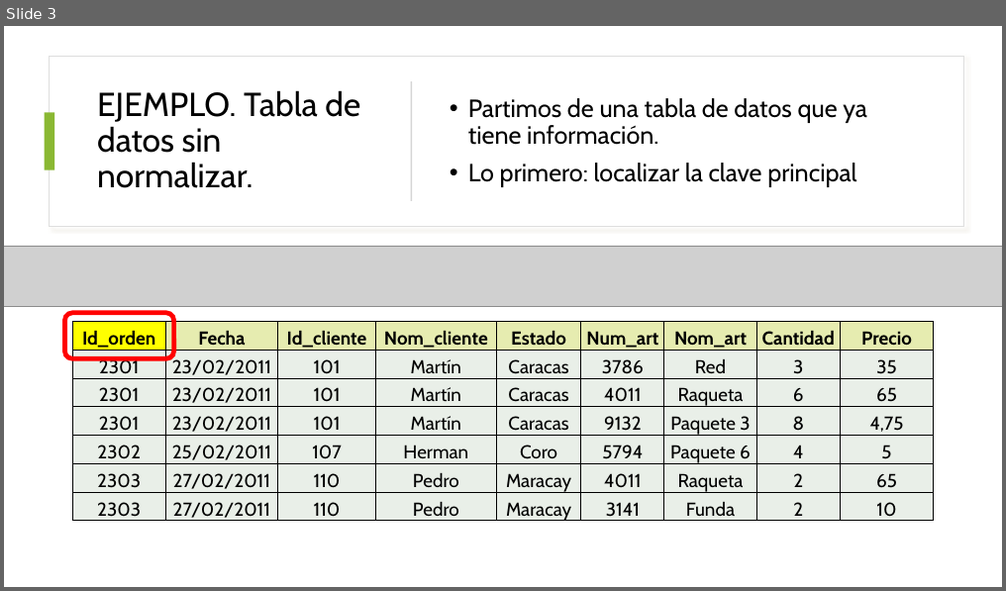
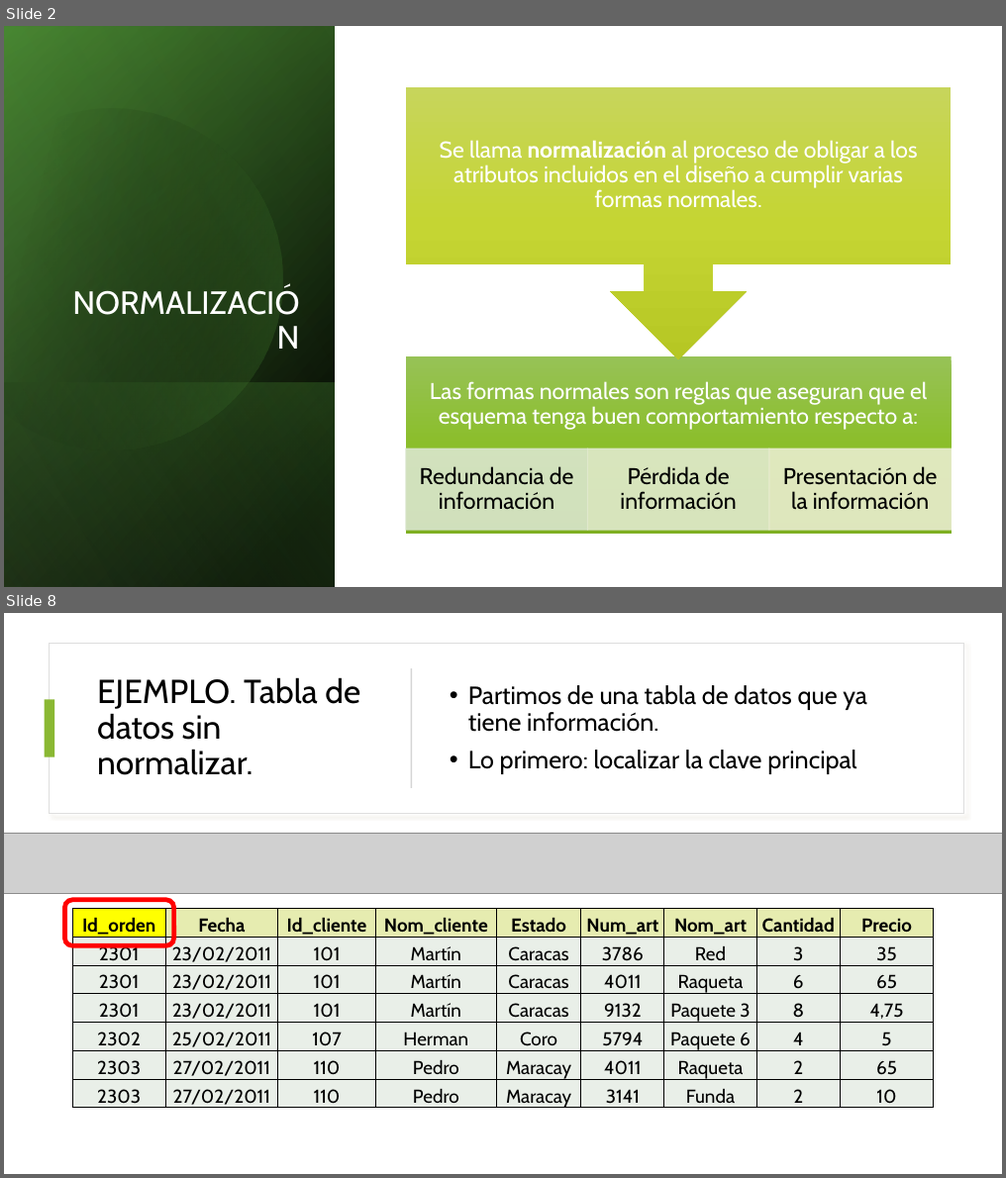
Before and after one commit to NuriaCelis/GBD2627, a slide deck: Tema2/NORMALIZACIÓN.pptx. Shown one above the other, each under a label of ours: slide 3 before the commit, slides 2 and 8 after it; the slides between them are not shown. The pictures are 1006x591 and 1006x1178 pixels, drawn with LibreOffice and Linux fonts; fonts in the diff are those of the drawing; grey boxes stand for pictures. Boxes give left, top, right and bottom in pixels: in the first picture for what was removed or moved away, otherwise in the second. Text is boxed around its words. In the diff, an @@ line names an element or a change of style, - is before the commit and + after.

```diff
--- a/Tema2/NORMALIZACIÓN.pptx
+++ b/Tema2/NORMALIZACIÓN.pptx
@@ slide 2 added at (4,26,1002,587), background #FFFFFF @@
@@ rectangle added at (4,26,335,587), fill gradient #000000 to #3F762B @@
@@ rectangle added at (4,27,335,587), fill gradient #000000 to #549E39 @@
@@ rectangle added at (4,26,335,587), fill gradient #000000 to #93D07D @@
@@ freeform shape added at (4,68,324,485), fill gradient #000000 to #549E39 @@
@@ group added at (405,87,951,534): 5 texts, 4 rectangles, 1 up arrow callout @@
+Las formas normales son reglas que aseguran que el esquema tenga buen comportamiento respecto a:
+Redundancia de información
+Pérdida de información
+Presentación de la información
+Se llama normalización al proceso de obligar a los atributos incluidos en el diseño a cumplir varias formas normales.
@@ title added at (52,164,307,360), 31 pt, text #FFFFFF @@
+NORMALIZACIÓN
@@ rectangle added at (4,382,335,587), fill gradient #549E39 to #000000 @@
@@ what was slide 3 is now slide 8 @@
```
Also in this commit, not shown: 1 slide changed, 4 other slides added, 3 other files.
